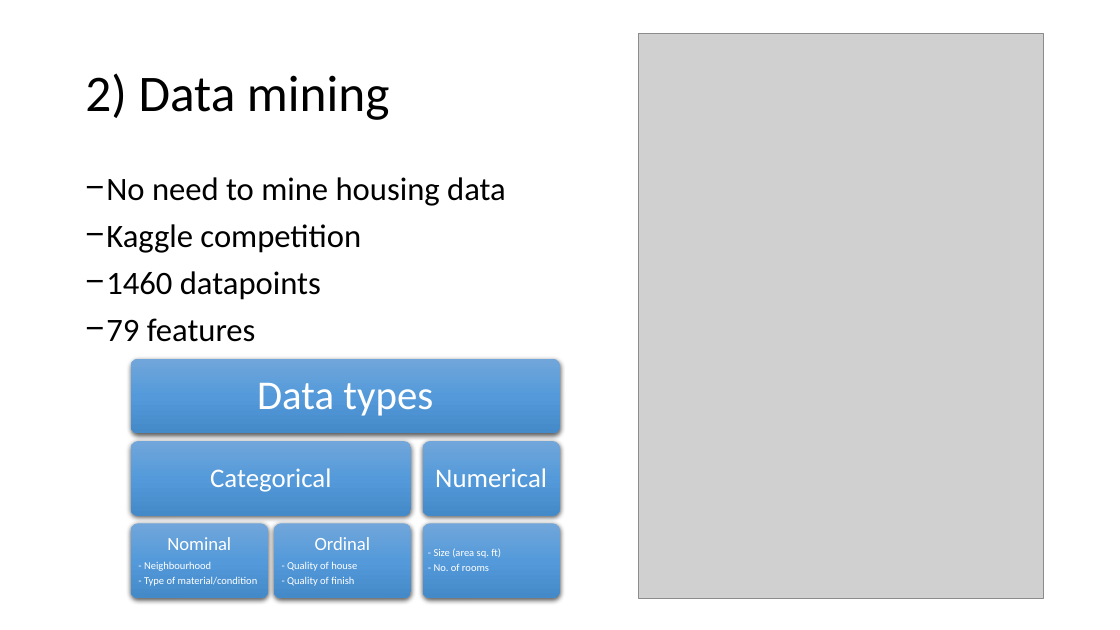
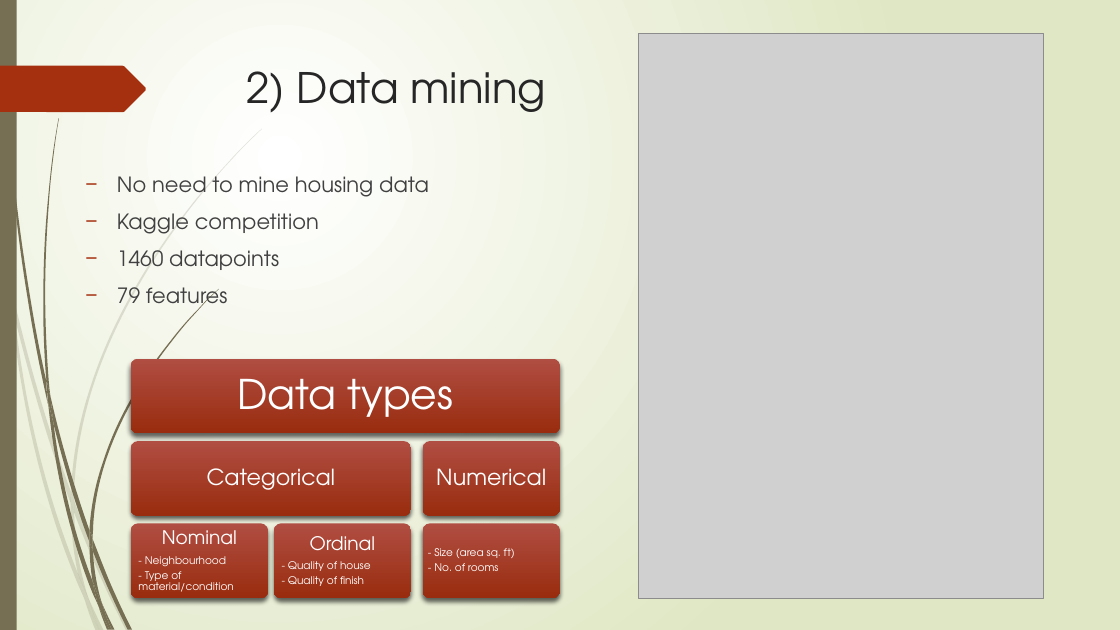
Before and after one commit to supasham/NYCDSA-MachineLearningProject, a slide deck: slide 4 of Applying ML to House Prices in Ames - Shameer Sukha - Feb 2021.pptx. Drawn at 1120x630 pixels with LibreOffice and Linux fonts; fonts in the diff are those of the drawing; grey boxes stand for pictures. Boxes give left, top, right and bottom in pixels: in the first picture for what was removed or moved away, otherwise in the second. Text is boxed around its words. In the diff, an @@ line names an element or a change of style, - is before the commit and + after.

```diff
--- a/Applying ML to House Prices in Ames - Shameer Sukha - Feb 2021.pptx
+++ b/Applying ML to House Prices in Ames - Shameer Sukha - Feb 2021.pptx
@@ background #FFFFFF to gradient #FFFFFF to #DFE8C4 @@
@@ rectangle added at (x1=0, y1=0, x2=17, y2=630), fill #766F54 @@
@@ title "2) Data mining" moved from (x1=85, y1=73, x2=389, y2=120) to (x1=247, y1=71, x2=546, y2=112) @@
@@ title "2) Data mining" at (x1=247, y1=71, x2=546, y2=112): size 44 to 36 pt, font Calibri to TeX Gyre Adventor, text colour #000000 to #262626; line spacing 0.9 to 1; vertical alignment middle to top @@
@@ freeform shape added at (x1=0, y1=66, x2=146, y2=112), fill #A53010 @@
@@ text "No need to mine housing ..." at (x1=117, y1=176, x2=429, y2=313): size 28 to 18 pt, font Calibri to TeX Gyre Adventor, text colour #000000 to #404040; indent changed; line spacing 0.9 to 1 @@
@@ fill gradient #71A6DB to #559BDB to #448ACA to gradient #B14E43 to #9A2D0F; shadow changed in 6 elements at (x1=131, y1=441, x2=412, y2=516), (x1=131, y1=523, x2=268, y2=598), (x1=274, y1=523, x2=411, y2=598), (x1=423, y1=441, x2=560, y2=516), (x1=423, y1=523, x2=560, y2=598), (x1=131, y1=359, x2=560, y2=434) @@
@@ text "Categorical" at (x1=207, y1=468, x2=336, y2=490): size 23 to 19 pt, font Calibri to TeX Gyre Adventor; less space between paragraphs @@
@@ text "Numerical" at (x1=436, y1=468, x2=546, y2=486): size 23 to 19 pt, font Calibri to TeX Gyre Adventor; less space between paragraphs @@
@@ font Calibri to TeX Gyre Adventor in 4 elements at (x1=237, y1=378, x2=453, y2=417), (x1=138, y1=530, x2=237, y2=592), (x1=288, y1=536, x2=375, y2=586), (x1=434, y1=548, x2=515, y2=571) @@
@@ group added at (x1=0, y1=129, x2=262, y2=630): 10 freeform shapes @@
@@ group added at (x1=3, y1=0, x2=218, y2=630): 12 freeform shapes @@
```
Also in this commit, not shown: 6 other slides changed, 10 slides added, 2 other files.
